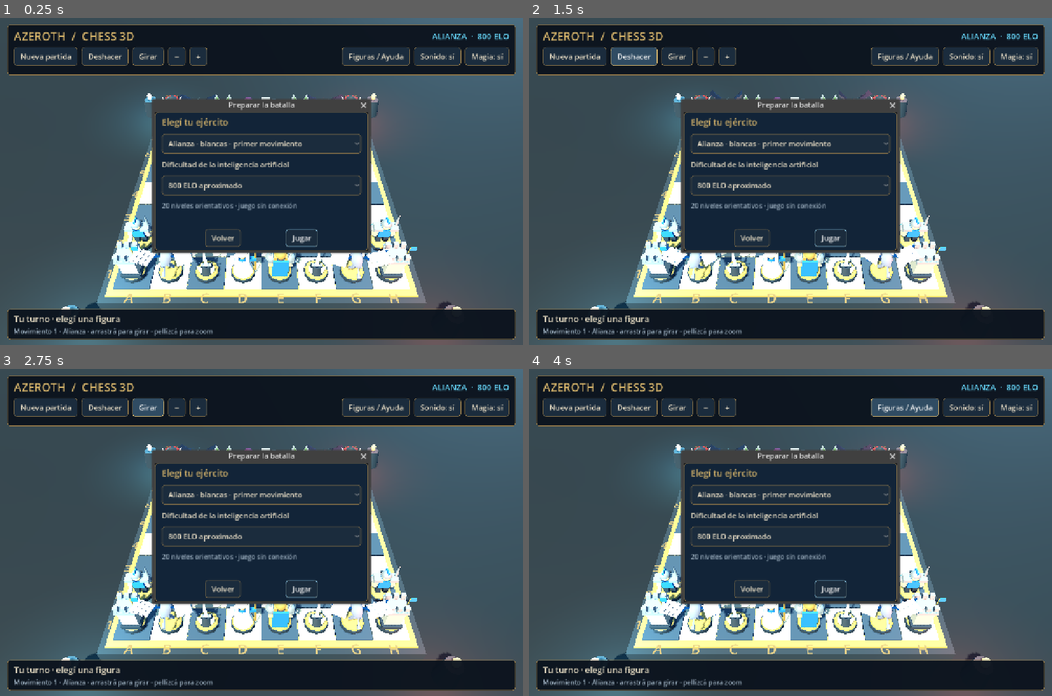
Above: before the commit, frames 1-4 (two rows, left to right).
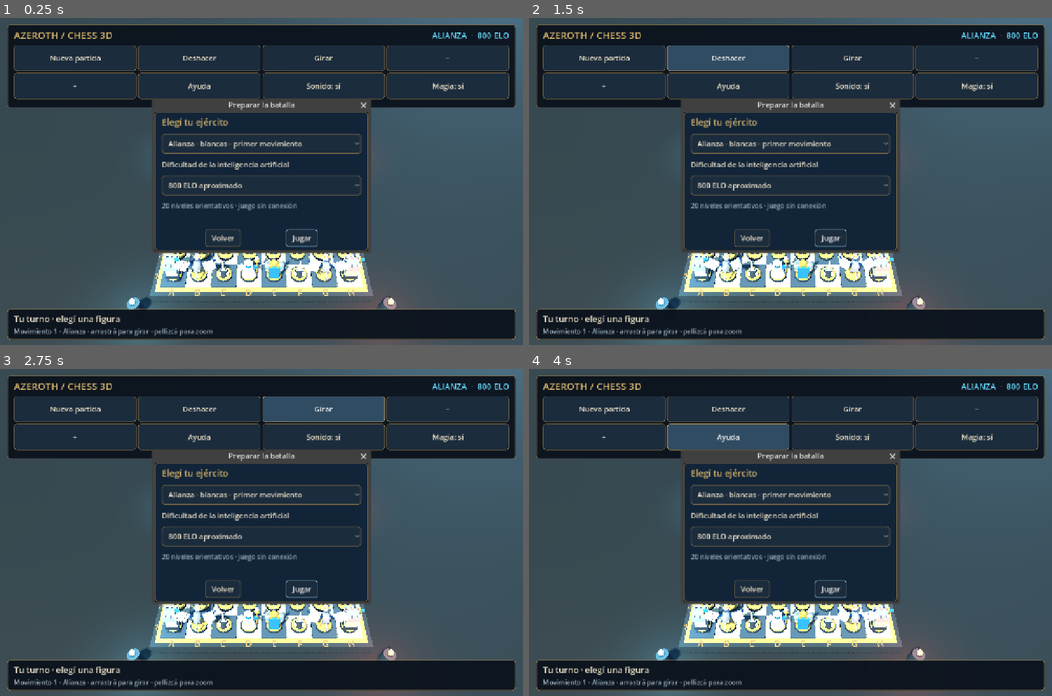
Above: after the commit, the same moments.

Repository: maatiezequielb2-ui/azeroth-chess-3d.
Game: Godot game, scene res://main.tscn
The game is run twice, just before and just after one commit, with the same random seed, the same clock (stepped at 60 frames per second) and the same inputs.
Inputs:
- Up to frame 1 (0.25 s): no input
- Up to frame 2 (1.5 s): click "Nueva partida" at 0.5 s; click "Deshacer" at 1.25 s
- Up to frame 3 (2.75 s): click "Girar" at 2 s
- Up to frame 4 (4 s): click "+" at 2.75 s; click "Figuras / Ayuda" (after the commit: "Ayuda") at 3.5 s

The runs differ from the first frame. In frame 1, 26% of the frame differs, in the area x 1-99%, y 4-100%; in frame 2, 27%; in frame 3, 27%; in frame 4, 25%.

Commit message:
Adapt responsive chess layout and camera: scripts/game.gd [skip ci]

Diff:
--- a/scripts/game.gd
+++ b/scripts/game.gd
@@ -4,7 +4,7 @@
 const AI = preload("res://scripts/ai.gd")
 const Models = preload("res://scripts/pieces.gd")
 const NAMES = {
-	1:["Soldado humano","Soldado orco"], 2:["Hipogrifo","Gárgola"],
+	1:["Soldado raso (Footman)","Grunt orco"], 2:["Hipogrifo","Gárgola"],
 	3:["Frostmourne","Gujas de Illidan"], 4:["Torre humana","Torre orca"],
 	5:["Jaina","Sylvanas"], 6:["Arthas","Thrall"]}
 var chess = Rules.new()
@@ -31,6 +31,10 @@
 var contacts: Dictionary = {}
 var pinch_distance = 0.0
 var last_touch_time = -1000
+var top_panel: PanelContainer
+var heading: BoxContainer
+var title_label: Label
+var toolbar: GridContainer
 var ui: Control
 var status: Label
 var detail: Label
@@ -135,7 +139,34 @@
 	add_child(label)
 
 func update_camera() -> void:
-	camera.position = Vector3(sin(yaw)*cos(elevation),sin(elevation),cos(yaw)*cos(elevation))*distance
+	if not is_instance_valid(camera):
+		return
+	var viewport_size = get_viewport().get_visible_rect().size
+	if viewport_size.x <= 0 or viewport_size.y <= 0:
+		return
+	var portrait = viewport_size.y > viewport_size.x
+	var factor = minf(1.0,viewport_size.x/(540.0 if portrait else 1180.0))
+	# Keep the full board and tall figures outside both overlay panels.
+	var inset = (330.0 if portrait else 240.0)*factor
+	var bottom_inset = 110.0*factor
+	var allowed = Rect2(Vector2(20*factor,inset),Vector2(viewport_size.x-40*factor,maxf(100,viewport_size.y-inset-bottom_inset)))
+	var direction = Vector3(sin(yaw)*cos(elevation),sin(elevation),cos(yaw)*cos(elevation))
+	var fitted_distance = 9.0
+	for attempt in range(80):
+		camera.v_offset = fitted_distance*tan(deg_to_rad(camera.fov)*0.5)*(inset-bottom_inset)/viewport_size.y
+		camera.position = direction*fitted_distance
+		camera.look_at(Vector3(0,0.1,0),Vector3.UP)
+		var fits = true
+		for x in [-4.5,4.5]:
+			for z in [-4.5,4.5]:
+				for y in [0.0,1.5]:
+					if not allowed.has_point(camera.unproject_position(Vector3(x,y,z))):
+						fits = false
+		if fits:
+			break
+		fitted_distance *= 1.035
+	camera.v_offset *= distance/12.7
+	camera.position = direction*fitted_distance*(distance/12.7)
 	camera.look_at(Vector3(0,0.1,0),Vector3.UP)
 
 func style(bg: Color, border: Color = Color("#8b7448")) -> StyleBoxFlat:
@@ -160,7 +191,7 @@
 func button(text: String, action: Callable) -> Button:
 	var b = Button.new()
 	b.text = text
-	b.custom_minimum_size = Vector2(0,46)
+	b.custom_minimum_size = Vector2(0,64)
 	b.pressed.connect(action)
 	return b
 
@@ -184,6 +215,7 @@
 	theme.set_stylebox("panel","Window",style(Color("#122438")))
 	ui.theme = theme
 	var top = PanelContainer.new()
+	top_panel = top
 	top.set_anchors_and_offsets_preset(Control.PRESET_TOP_WIDE)
 	top.offset_left = 18
 	top.offset_top = 16
@@ -193,14 +225,16 @@
 	var rows = VBoxContainer.new()
 	rows.add_theme_constant_override("separation",7)
 	top.add_child(rows)
-	var heading = HBoxContainer.new()
+	heading = BoxContainer.new()
 	rows.add_child(heading)
-	var title = text_label("AZEROTH  /  CHESS 3D",28,models.gold)
+	var title = text_label("AZEROTH / CHESS 3D",24,models.gold)
+	title_label = title
 	title.size_flags_horizontal = Control.SIZE_EXPAND_FILL
 	heading.add_child(title)
 	turn_label = text_label("ALIANZA",20,models.ice)
 	heading.add_child(turn_label)
-	var toolbar = HBoxContainer.new()
+	toolbar = GridContainer.new()
+	toolbar.columns = 8
 	toolbar.add_theme_constant_override("separation",10)
 	rows.add_child(toolbar)
 	toolbar.add_child(button("Nueva partida",func(): new_dialog.popup_centered(Vector2i(520,340))))
@@ -208,10 +242,7 @@
 	toolbar.add_child(button("Girar",func(): yaw += PI; update_camera()))
 	toolbar.add_child(button("−",func(): distance = minf(19,distance+1); update_camera()))
 	toolbar.add_child(button("+",func(): distance = maxf(9,distance-1); update_camera()))
-	var spacer = Control.new()
-	spacer.size_flags_horizontal = Control.SIZE_EXPAND_FILL
-	toolbar.add_child(spacer)
-	toolbar.add_child(button("Figuras / Ayuda",show_help))
+	toolbar.add_child(button("Ayuda",show_help))
 	sound_toggle = button("Sonido: sí",func(): pass)
 	sound_toggle.pressed.connect(func(): sound_enabled = not sound_enabled; sound_toggle.text = "Sonido: sí" if sound_enabled else "Sonido: no"; save_game())
 	toolbar.add_child(sound_toggle)
@@ -231,6 +262,8 @@
 	bottom_rows.add_child(status)
 	detail = text_label("Tocá para jugar · arrastrá para girar · pellizcá para acercar",16,Color("#9cafbf"))
 	bottom_rows.add_child(detail)
+	detail.autowrap_mode = TextServer.AUTOWRAP_WORD_SMART
+	status.autowrap_mode = TextServer.AUTOWRAP_WORD_SMART
 	create_new_dialog()
 	promotion_dialog = AcceptDialog.new()
 	promotion_dialog.title = "Coronación"
@@ -244,10 +277,17 @@
 	resize_ui()
 
 func resize_ui() -> void:
-	var width = get_viewport().get_visible_rect().size.x
-	var factor = minf(1.0,width/1180.0)
+	var viewport_size = get_viewport().get_visible_rect().size
+	var portrait = viewport_size.y > viewport_size.x
+	var factor = minf(1.0,viewport_size.x/(540.0 if portrait else 1180.0))
 	ui.scale = Vector2(factor,factor)
-	ui.size = get_viewport().get_visible_rect().size / factor
+	ui.size = viewport_size / factor
+	heading.vertical = portrait
+	toolbar.columns = 3 if portrait else 4
+	for control in toolbar.get_children():
+		control.size_flags_horizontal = Control.SIZE_EXPAND_FILL
+	top_panel.offset_bottom = 310 if portrait else 220
+	update_camera()
 
 func create_new_dialog() -> void:
 	new_dialog = ConfirmationDialog.new()
@@ -303,7 +343,7 @@
 		"ALIANZA                      HORDA\n"+
 		"Rey: Arthas                   Rey: Thrall\n"+
 		"Dama: Jaina                  Dama: Sylvanas\n"+
-		"Peón: soldado humano    Peón: soldado orco\n"+
+		"Peón: Footman humano    Peón: Grunt orco\n"+
 		"Caballo: hipogrifo          Caballo: gárgola\n"+
 		"Alfil: Frostmourne         Alfil: gujas de Illidan\n"+
 		"Torre: fortaleza humana   Torre: fortaleza orca\n\n"+
@@ -395,7 +435,7 @@
 			promotion_pending.clear()
 			promotion_dialog.hide()
 			animate_move(choice)))
-	promotion_dialog.popup_centered(Vector2i(560,190))
+	promotion_dialog.popup_centered(Vector2i(mini(560,int(get_viewport().get_visible_rect().size.x)-24),190))
 
 func animate_move(m: Dictionary) -> void:
 	busy = true
